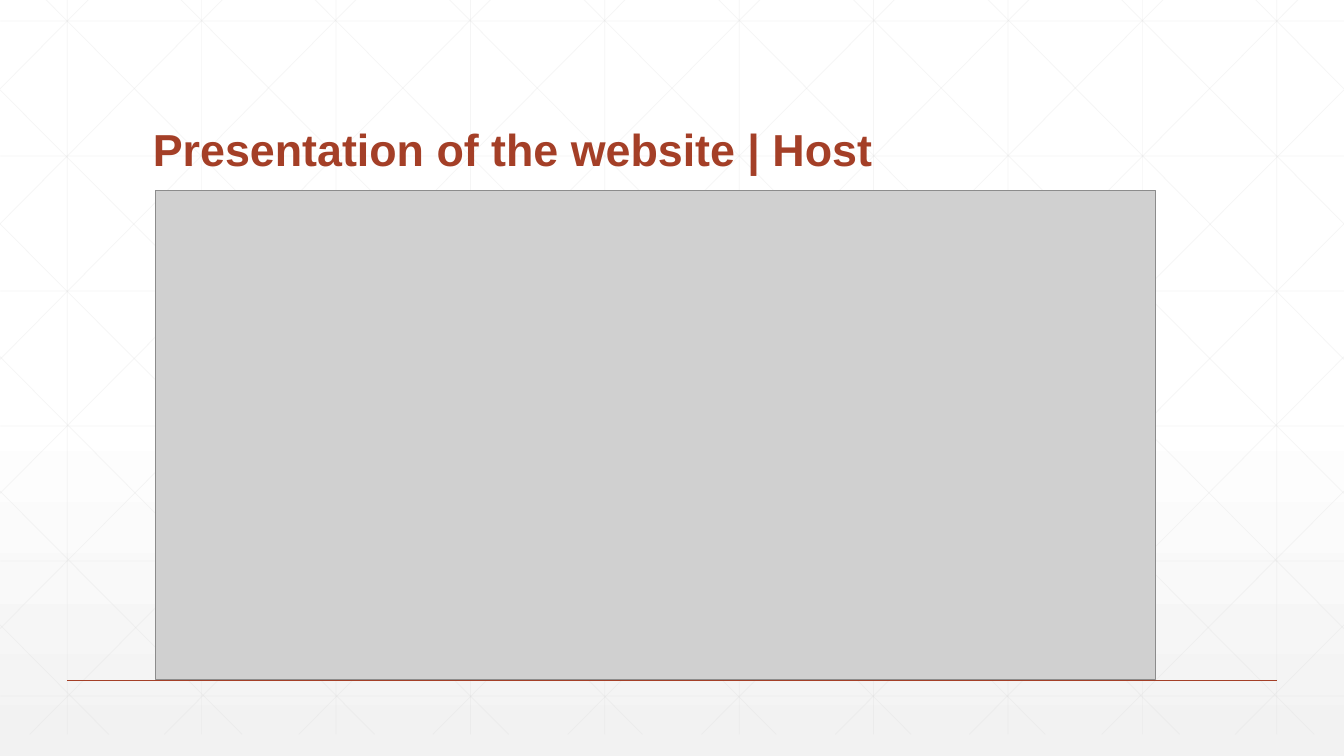
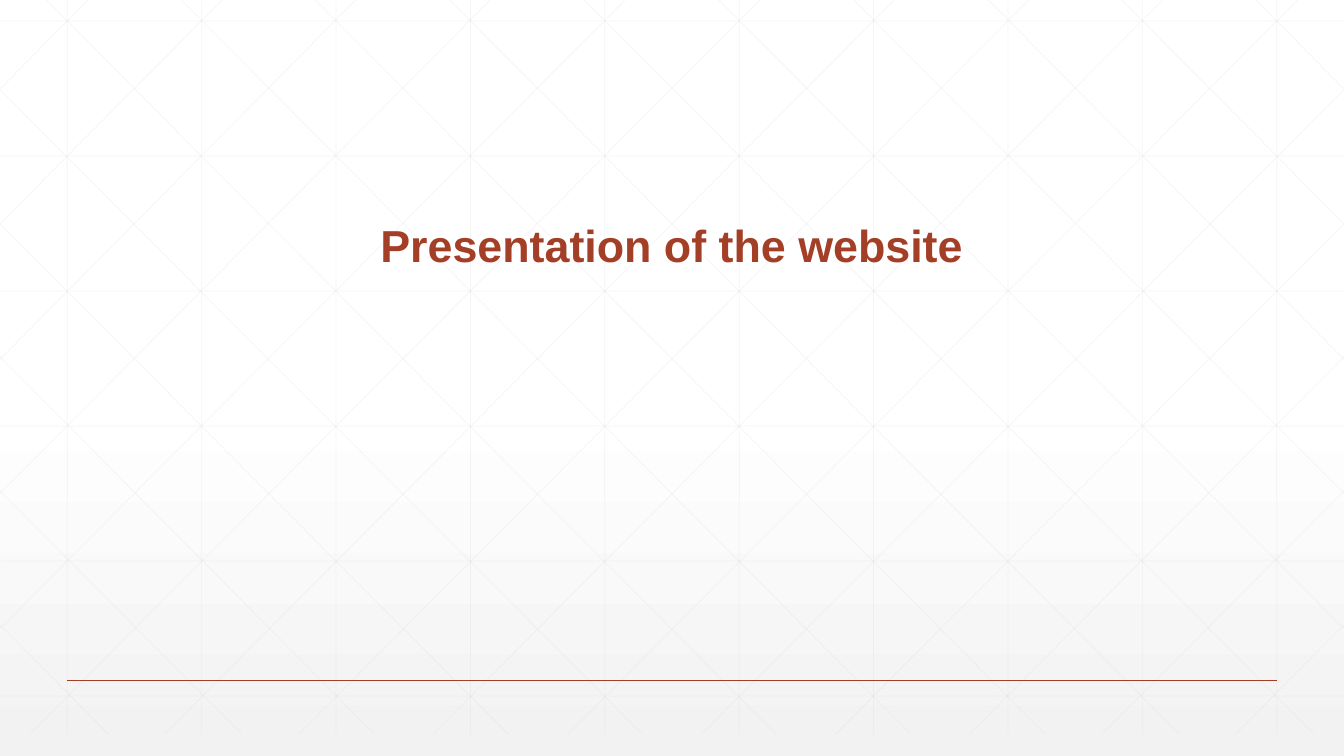
Before and after one commit to PaulFICOT/CESI_A2_Web_G2, a slide deck: slide 7 of Présentation/Web Project.pptx (slide 6 before the commit). Drawn at 1344x756 pixels with LibreOffice and Linux fonts; fonts in the diff are those of the drawing; grey boxes stand for pictures. Boxes give left, top, right and bottom in pixels: in the first picture for what was removed or moved away, otherwise in the second. Text is boxed around its words. In the diff, an @@ line names an element or a change of style, - is before the commit and + after.

```diff
--- a/Présentation/Web Project.pptx
+++ b/Présentation/Web Project.pptx
@@ picture removed at (156,191,1156,681) @@
@@ title at (380,229,962,263): text changed @@
-Presentation of the website | Host
+Presentation of the website
```
Also in this commit, not shown: 1 other slide changed, 1 slide added, 10 slides removed, 1 other file.
